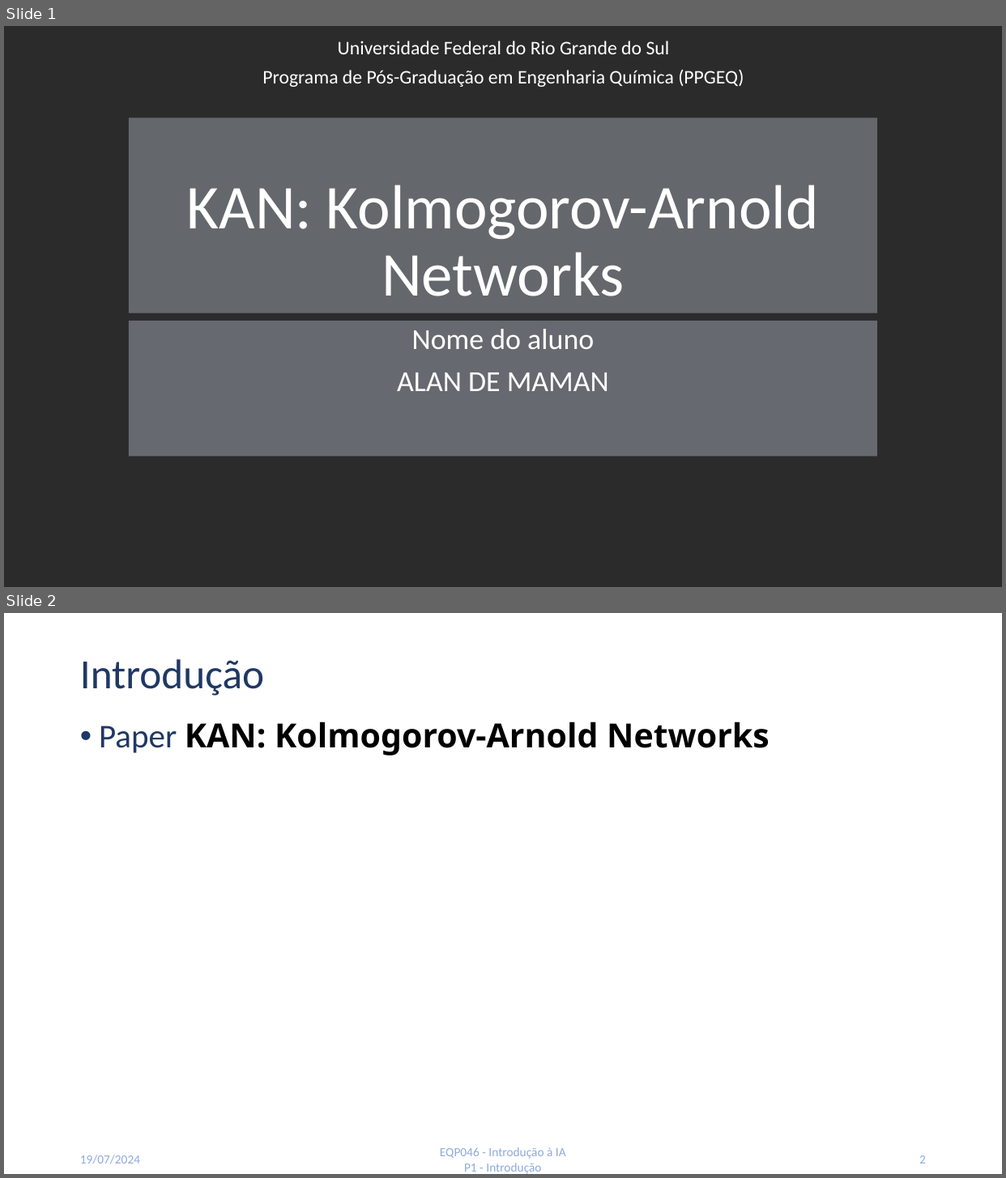
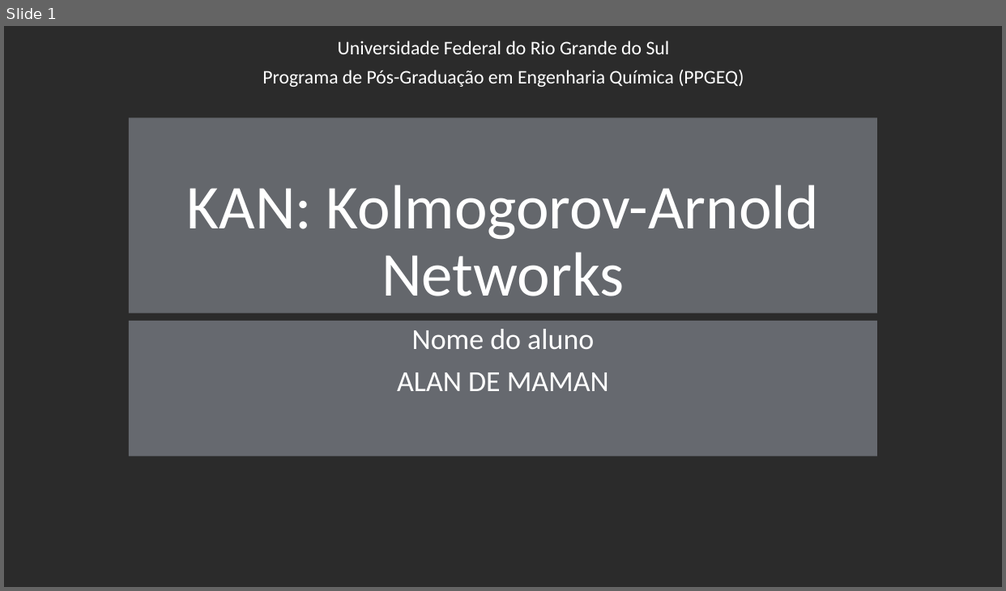
Before and after one commit to alandema/ppgeq_EQP0046, a slide deck: FinalPresentation/KANs.pptx. Shown one above the other, each under a label of ours: slides 1 and 2 before the commit, slide 1 after it. The pictures are 1006x1178 and 1006x591 pixels, drawn with LibreOffice and Linux fonts; fonts in the diff are those of the drawing; background and template pictures are left out; a plain dark background stands for a picture behind light text. Boxes give left, top, right and bottom in pixels: in the first picture for what was removed or moved away, otherwise in the second. Text is boxed around its words. In the diff, an @@ line names an element or a change of style, - is before the commit and + after.

```diff
--- a/FinalPresentation/KANs.pptx
+++ b/FinalPresentation/KANs.pptx
@@ slide 2 removed at box(4, 613, 1002, 1174), background #FFFFFF @@
@@ title removed at box(80, 659, 264, 696) @@
-Introdução
@@ text removed at box(99, 722, 769, 756) @@
-• Paper KAN: Kolmogorov-Arnold Networks
@@ text removed at box(80, 1155, 140, 1165) @@
-19/07/2024
@@ text removed at box(440, 1148, 566, 1174) @@
-EQP046 - Introdução à IA
-P1 - Introdução
@@ page number removed at box(919, 1156, 926, 1164) @@
-2
```
Also in this commit, not shown: 7 slides changed, 29 slides added, 2 other slides removed.
